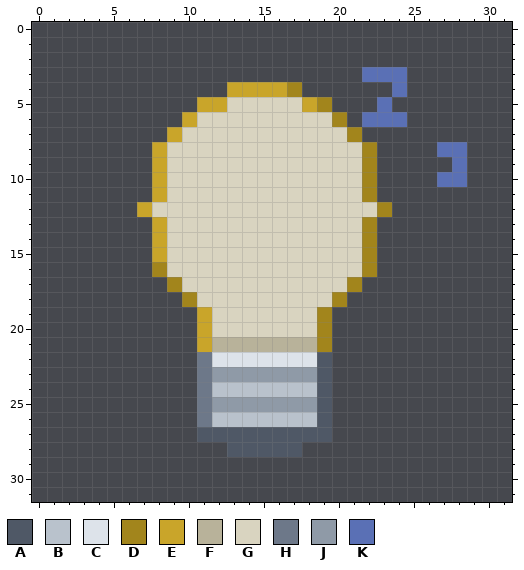
Pixel-art file, stored at src/media/photos/sprites/achievements/light_off.aseprite. The first picture shows the starting point.
32x32 pixels, 1 frame.
Palette (. is transparent): A #4f5866  B #b9c2cc  C #dde3ea  D #a2851c  E #c9a52a  F #b8b29a  G #d9d4c0  H #6d7889  J #8f9aa7  K #5a70b5
Pixels before, first column x 7:
 3 ...............KKK....
 4 ......EEEED......K....
 5 ....EEGGGGGED...K.....
 6 ...EGGGGGGGGGD.KKK....
 7 ..EGGGGGGGGGGGD.......
 8 .EGGGGGGGGGGGGGD....KK
 9 .EGGGGGGGGGGGGGD.....K
10 .EGGGGGGGGGGGGGD....KK
11 .EGGGGGGGGGGGGGD......
12 EGGGGGGGGGGGGGGGD.....
13 .EGGGGGGGGGGGGGD......
14 .EGGGGGGGGGGGGGD......
15 .EGGGGGGGGGGGGGD......
16 .DGGGGGGGGGGGGGD......
17 ..DGGGGGGGGGGGD.......
18 ...DGGGGGGGGGD........
19 ....EGGGGGGGD.........
20 ....EGGGGGGGD.........
21 ....EFFFFFFFD.........
22 ....HCCCCCCCA.........
23 ....HJJJJJJJA.........
24 ....HBBBBBBBA.........
25 ....HJJJJJJJA.........
26 ....HBBBBBBBA.........
27 ....AAAAAAAAA.........
28 ......AAAAA...........
And afterwards:
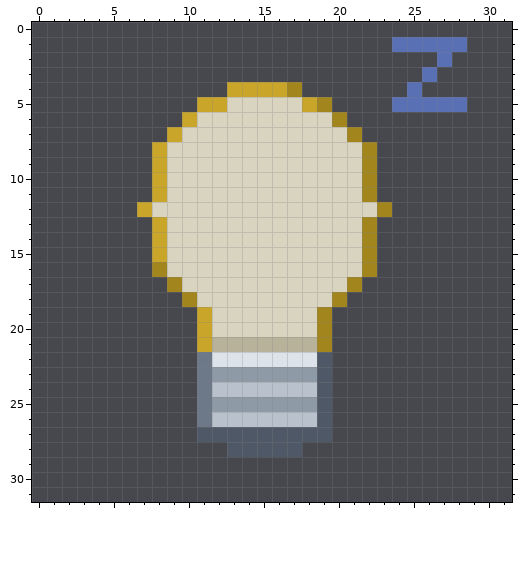
Author's note on the commit: Achievement art: minigame medals all differ from the taps medal; light bulb gets a clear Z
Difference:
Changed rows in their new state; - is an unchanged pixel.
first column x 22:
 1 --KKKKK
 2 -----K-
 3 ...-K--
 4 --.K---
 5 -.KKKKK
 6 ...----
 8 -----..
 9 ------.
10 -----..
Changed places in both pictures, as pixel boxes (x1, y1, x2, y2):
changed: (362, 37, 467, 187)
